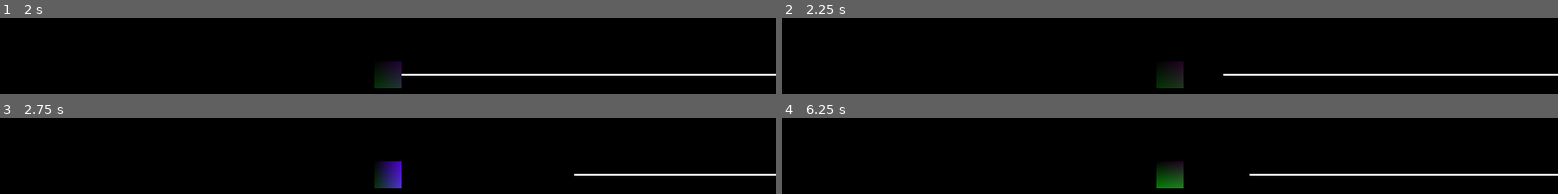
Above: before the commit, frames 1-4 (two rows, left to right).
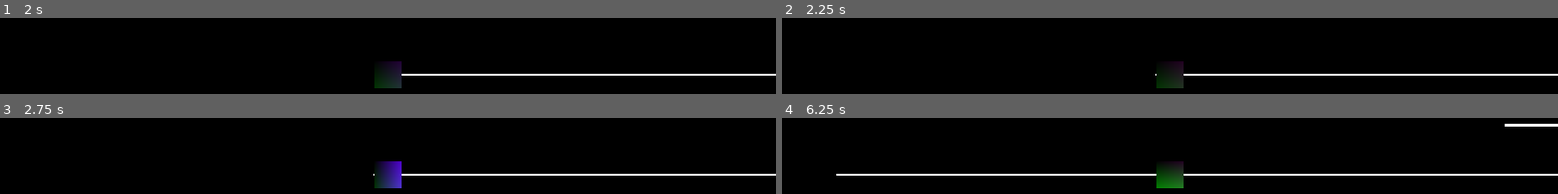
Above: after the commit, the same moments.

Repository: blaquenkot/dimension
Game: Godot game, scene res://Game.tscn
Two runs of this game, one before a commit and one after it. Both use one fixed random seed, a clock stepped at 60 frames per second and the inputs below.
Inputs:
- Up to frame 1 (2 s): hold W (up) from 0.53 s (still down); tap Enter at 1.25 s
- Up to frame 2 (2.25 s): tap Space at 2 s; release W (up) at 2.03 s; hold A (left) from 2.03 s (still down)
- Up to frame 3 (2.75 s): keep holding A (left)
- Up to frame 4 (6.25 s): release A (left) at 3.53 s; hold S (down) 3.53-4.28 s; tap Enter at 4.25 s; hold Right (right) 4.28-5.03 s; hold W (up) 5.03-5.78 s; tap Space at 5.75 s; hold Right (right) from 5.78 s (still down)

Frame 1 is identical in both runs. In frame 2, 0.1% of the frame differs, in the area x 48-57%, y 73-76%; in frame 3, 0.6%; in frame 4, 1.5%, in the area x 7-100%, y 7-76%.

Commit message:
Rail bounds

Diff:
--- a/Rail.tscn
+++ b/Rail.tscn
@@ -7,6 +7,8 @@
 
 [sub_resource type="ConvexPolygonShape" id=2]
 points = PoolVector3Array( -0.5, 0.5, 0.5, 0.5, 0.5, -0.5, 0.5, 0.5, 0.5, -0.5, 0.5, -0.5, -0.5, -0.5, 0.5, 0.5, -0.5,  …(304 unchanged characters)…
+
+[sub_resource type="BoxShape" id=3]
 
 [node name="StaticBody" type="StaticBody"]
 collision_layer = 2
@@ -29,3 +31,17 @@
 
 [node name="CollisionShape" type="CollisionShape" parent="."]
 shape = SubResource( 2 )
+
+[node name="LeftBound" type="StaticBody" parent="."]
+transform = Transform( 0.001, 0, 0, 0, 1, 0, 0, 0, 1, -0.5, 0, 0 )
+
+[node name="CollisionShape" type="CollisionShape" parent="LeftBound"]
+transform = Transform( 1, 0, 0, 0, 1, 0, 0, 0, 1, -0.5, 0, 0 )
+shape = SubResource( 3 )
+
+[node name="RightBound" type="StaticBody" parent="."]
+transform = Transform( 0.001, 0, 0, 0, 1, 0, 0, 0, 1, 0.5, 0, 0 )
+
+[node name="CollisionShape" type="CollisionShape" parent="RightBound"]
+transform = Transform( 1, 0, 0, 0, 1, 0, 0, 0, 1, 0.5, 0, 0 )
+shape = SubResource( 3 )
Not shown: 1 places in Rail.tscn that only renumber resources
